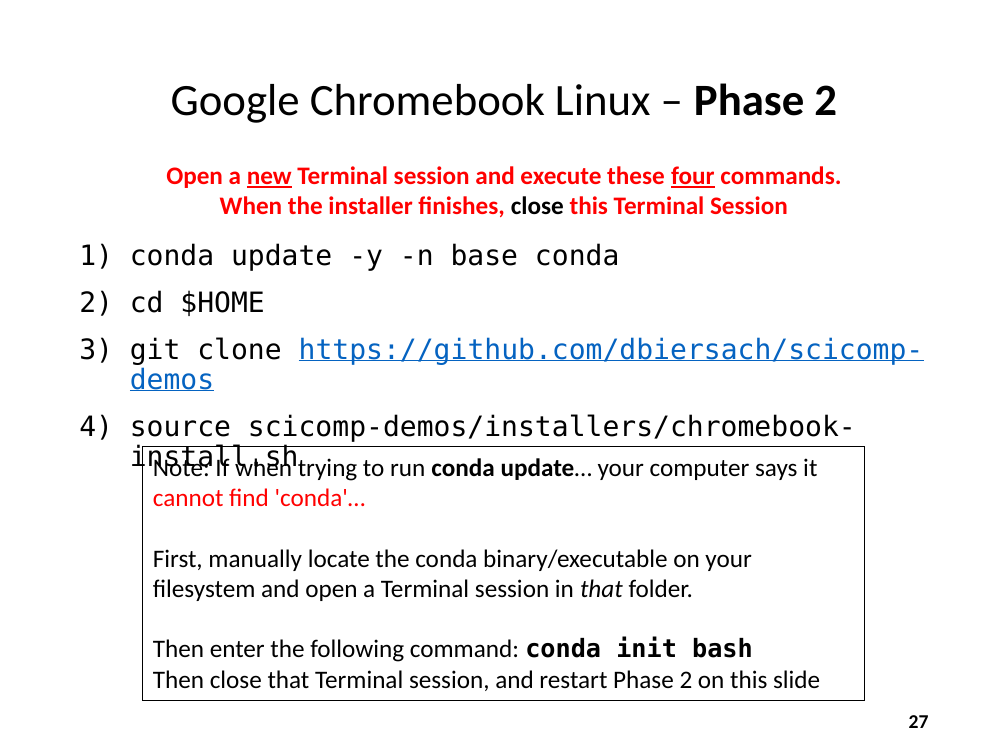
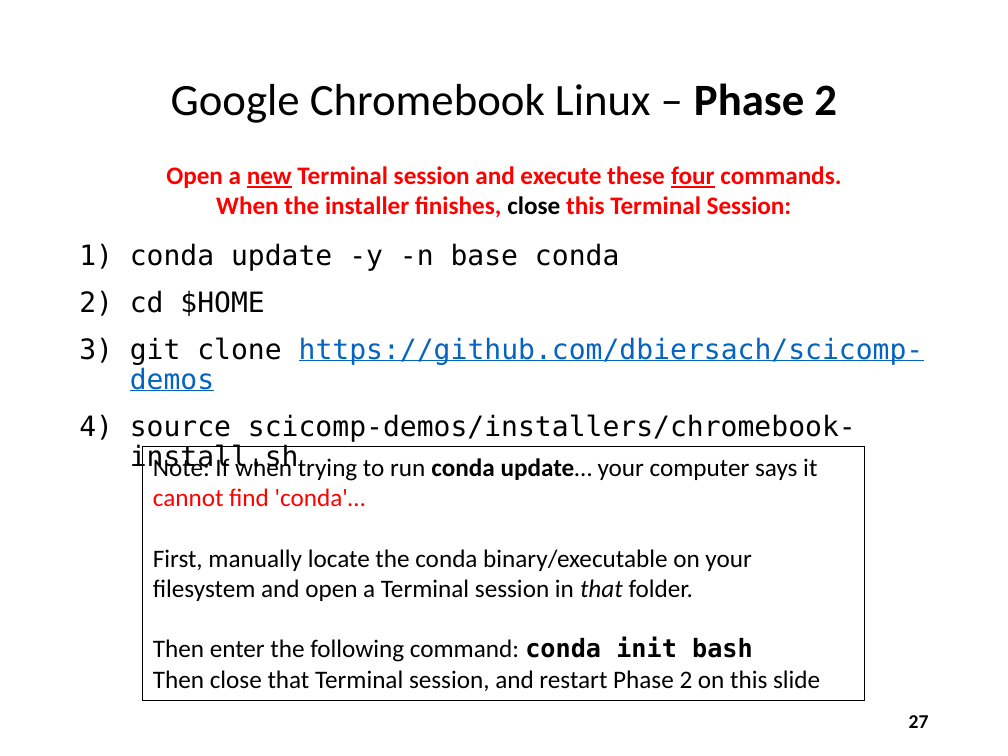
Before and after one commit to dbiersach/scicomp-demos, a slide deck: slide 27 of slides/Installing the Courseware.pptx. Drawn at 1008x756 pixels with LibreOffice and Linux fonts; fonts in the diff are those of the drawing. Boxes give left, top, right and bottom in pixels: in the first picture for what was removed or moved away, otherwise in the second. Text is boxed around its words. In the diff, an @@ line names an element or a change of style, - is before the commit and + after.

Commit message:
Update Chromebook Instructions

```diff
--- a/slides/Installing the Courseware.pptx
+++ b/slides/Installing the Courseware.pptx
@@ text at [216, 196, 792, 217]: text changed @@
-When the installer finishes, close this Terminal Session
+When the installer finishes, close this Terminal Session:
```
Also in this commit, not shown: 1 other slide changed.
